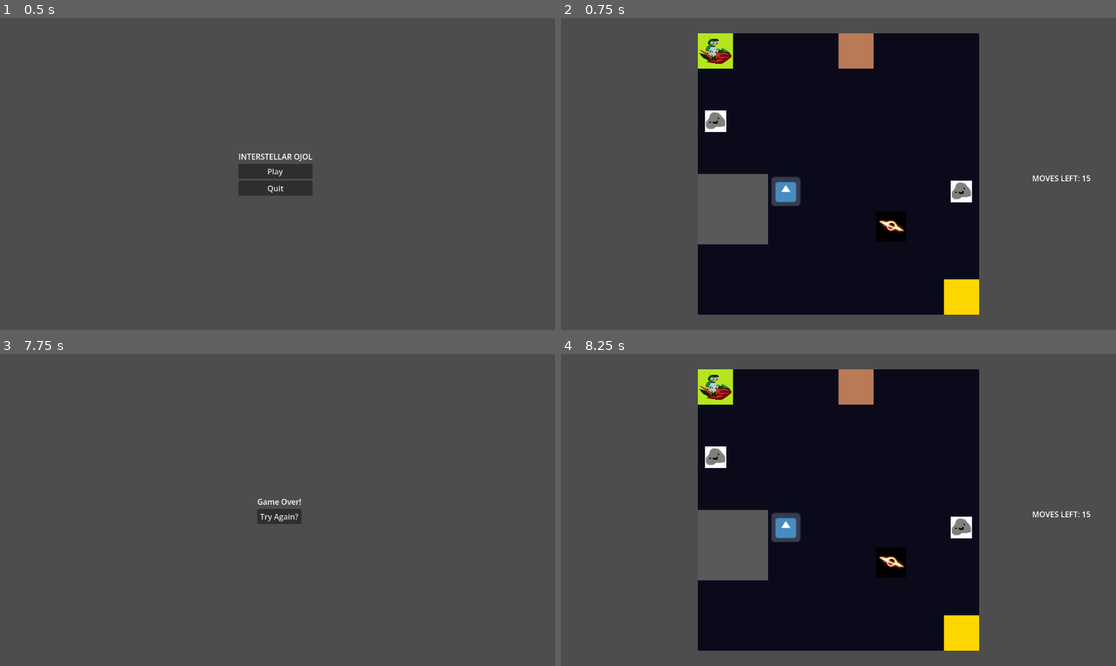
Above: before the commit, frames 1-4 (two rows, left to right).
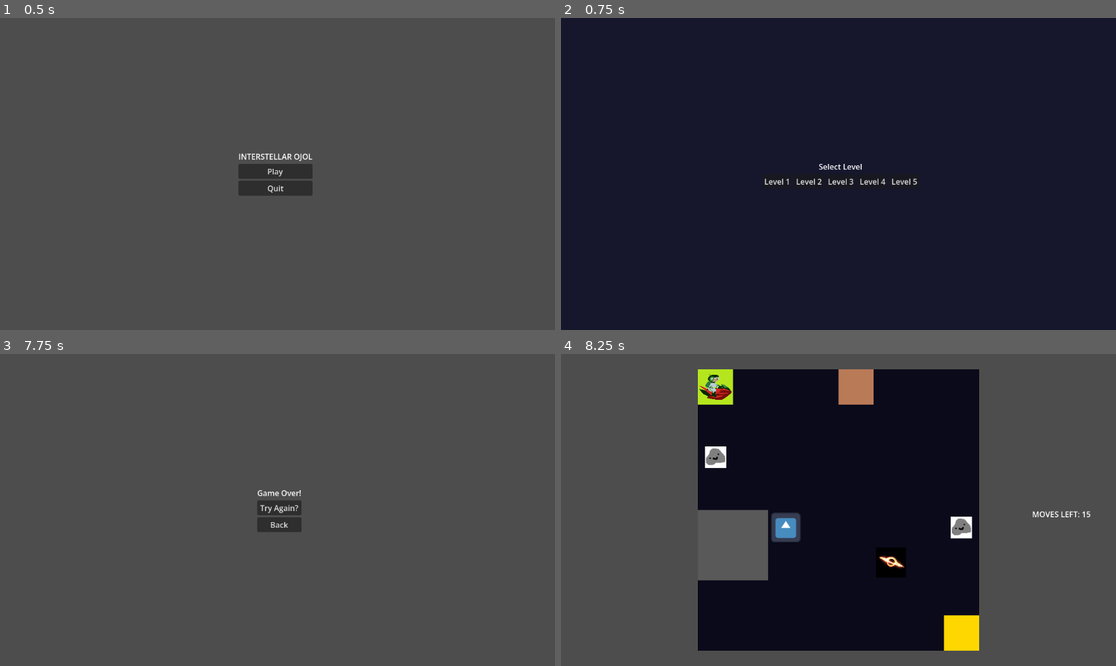
Above: after the commit, the same moments.

Repository: XilefEel/gameseed-2026
Game: Godot game, scene res://scenes/MainMenu.tscn
Two runs of this game, one before a commit and one after it. Both use one fixed random seed, a clock stepped at 60 frames per second and the inputs below. The engine's default icon, where the game draws it, is replaced by a stand-in: a white triangle on a blue panel in a dark square.
Inputs (mouse positions are in pixels of both pictures, inside the frame that each line leads up to):
- Up to frame 1 (0.5 s): no input
- Up to frame 2 (0.75 s): click "Play" at 0.5 s
- Up to frame 3 (7.75 s): click (216, 516) at 1.25 s, where only the run after the commit has a clickable "Level 1"; tap Enter at 2, 3.5, 5 s; hold Right (ui_right) 2.03-2.78 s; hold Shift 2.03-2.78 s; tap Space at 2.75, 4.25, 5.75 s; hold Down (ui_down) 2.78-3.53 s; tap Shift every 1.5 s from 2.85 to 7.35 s; hold Right (ui_right) 3.53-4.28 s; hold Shift 3.53-4.28 s; hold Up (ui_up) 4.28-5.03 s; hold Shift 5.03-5.78 s; hold Left (ui_left) 5.03-6.53 s; hold Down (ui_down) 6.53-7.28 s; hold Shift 6.53-7.28 s; hold Right (ui_right) from 7.28 s (still down)
- Up to frame 4 (8.25 s): release Right (ui_right) at 8 s; click "Try Again?" at 8 s

Frame 1 is identical in both runs. In frame 2, 61% of the frame differs, in the area x 0-100%, y 0-100%; in frame 3, 0.6%; in frame 4, nothing differs.

Commit message:
added basic level select screen

Diff:
--- /dev/null
+++ b/levels/level_02.json
@@ -0,0 +1,54 @@
+{
+  "name": "level_01",
+  "grid_size": 9,
+  "moves": 15,
+  "start_cell": [0, 0],
+  "end_cell": [8, 0],
+  "debris": [
+    [2, 0],
+    [6, 0],
+    [0, 1],
+    [2, 1],
+    [4, 1],
+    [6, 1],
+    [8, 1],
+    [0, 2],
+    [2, 2],
+    [4, 2],
+    [6, 2],
+    [8, 2],
+    [0, 3],
+    [2, 3],
+    [4, 3],
+    [6, 3],
+    [8, 3],
+    [0, 4],
+    [2, 4],
+    [4, 4],
+    [6, 4],
+    [8, 4],
+    [0, 5],
+    [2, 5],
+    [4, 5],
+    [6, 5],
+    [8, 5],
+    [0, 6],
+    [2, 6],
+    [4, 6],
+    [6, 6],
+    [8, 6],
+    [0, 7],
+    [2, 7],
+    [4, 7],
+    [6, 7],
+    [8, 7],
+    [0, 8],
+    [4, 8],
+    [8, 8]
+  ],
+  "houses": [],
+  "asteroids": [],
+  "blackholes": [],
+  "pirates": [],
+  "portals": []
+}
--- /dev/null
+++ b/levels/level_03.json
@@ -0,0 +1,24 @@
+{
+  "name": "level_01",
+  "grid_size": 6,
+  "moves": 15,
+  "start_cell": [0, 0],
+  "end_cell": [5, 5],
+  "debris": [],
+  "houses": [],
+  "asteroids": [],
+  "blackholes": [],
+  "pirates": [
+    [5, 0],
+    [5, 1],
+    [5, 2],
+    [5, 3],
+    [5, 4],
+    [0, 5],
+    [1, 5],
+    [2, 5],
+    [3, 5],
+    [4, 5]
+  ],
+  "portals": []
+}
--- /dev/null
+++ b/levels/level_04.json
@@ -0,0 +1,19 @@
+{
+  "name": "level_01",
+  "grid_size": 7,
+  "moves": 15,
+  "start_cell": [0, 6],
+  "end_cell": [6, 0],
+  "debris": [],
+  "houses": [],
+  "asteroids": [],
+  "blackholes": [
+    [3, 0],
+    [0, 3],
+    [3, 3],
+    [6, 3],
+    [3, 6]
+  ],
+  "pirates": [],
+  "portals": []
+}
--- /dev/null
+++ b/levels/level_05.json
@@ -0,0 +1,28 @@
+{
+  "name": "level_01",
+  "grid_size": 10,
+  "moves": 15,
+  "start_cell": [0, 0],
+  "end_cell": [9, 9],
+  "debris": [
+    [3, 2],
+    [6, 2],
+    [3, 3],
+    [6, 3],
+    [3, 4],
+    [6, 4],
+    [1, 6],
+    [8, 6],
+    [2, 7],
+    [3, 7],
+    [4, 7],
+    [5, 7],
+    [6, 7],
+    [7, 7]
+  ],
+  "houses": [],
+  "asteroids": [],
+  "blackholes": [],
+  "pirates": [],
+  "portals": []
+}
--- a/scenes/GameOver.tscn
+++ b/scenes/GameOver.tscn
@@ -23,4 +23,9 @@
 layout_mode = 2
 text = "Try Again?"
 
+[node name="Button2" type="Button" parent="CenterContainer/VBoxContainer" unique_id=404767566]
+layout_mode = 2
+text = "Back"
+
 [connection signal="pressed" from="CenterContainer/VBoxContainer/Button" to="." method="_on_button_pressed"]
+[connection signal="pressed" from="CenterContainer/VBoxContainer/Button2" to="." method="_on_button_pressed_2"]
--- /dev/null
+++ b/scenes/LevelSelect.tscn
@@ -0,0 +1,26 @@
+[gd_scene format=3 uid="uid://c4kf2yol6ba8k"]
+
+[ext_resource type="Script" uid="uid://bl34kxyjk67p7" path="res://scripts/menu/level_select.gd" id="1_dbyaq"]
+
+[node name="LevelSelect" type="Node2D" unique_id=1905418079]
+script = ExtResource("1_dbyaq")
+
+[node name="ColorRect" type="ColorRect" parent="." unique_id=166093210]
+offset_right = 1166.0
+offset_bottom = 655.0
+color = Color(0.08627451, 0.08627451, 0.1764706, 1)
+
+[node name="CenterContainer" type="CenterContainer" parent="." unique_id=37132129]
+offset_right = 1163.0
+offset_bottom = 652.0
+
+[node name="VBoxContainer" type="VBoxContainer" parent="CenterContainer" unique_id=7818737]
+layout_mode = 2
+
+[node name="Label" type="Label" parent="CenterContainer/VBoxContainer" unique_id=1672342759]
+layout_mode = 2
+text = "Select Level"
+horizontal_alignment = 1
+
+[node name="LevelContainer" type="HBoxContainer" parent="CenterContainer/VBoxContainer" unique_id=676542738]
+layout_mode = 2
--- a/scenes/Win.tscn
+++ b/scenes/Win.tscn
@@ -23,4 +23,9 @@
 layout_mode = 2
 text = "Play Again?"
 
+[node name="Button2" type="Button" parent="CenterContainer/VBoxContainer" unique_id=1570487407]
+layout_mode = 2
+text = "Back"
+
 [connection signal="pressed" from="CenterContainer/VBoxContainer/Button" to="." method="_on_button_pressed"]
+[connection signal="pressed" from="CenterContainer/VBoxContainer/Button2" to="." method="_on_button_2_pressed"]
--- a/scripts/level_loader.gd
+++ b/scripts/level_loader.gd
@@ -1,4 +1,6 @@
 class_name LevelLoader
+
+static var current_level := "res://levels/level_01.json"
 
 const PIRATE_SCENE = preload("res://scenes/Pirate.tscn")
 const BLACKHOLE_SCENE = preload("res://scenes/Blackhole.tscn")
--- a/scripts/menu/game_over.gd
+++ b/scripts/menu/game_over.gd
@@ -2,3 +2,7 @@
 
 func _on_button_pressed() -> void:
 	get_tree().change_scene_to_file("res://scenes/game.tscn")
+
+
+func _on_button_pressed_2() -> void:
+	get_tree().change_scene_to_file("res://scenes/LevelSelect.tscn")
--- a/scripts/menu/grid.gd
+++ b/scripts/menu/grid.gd
@@ -23,7 +23,7 @@
 
 func _ready() -> void:
 	clear()
-	LevelLoader.load_level("res://levels/level_01.json", self)
+	LevelLoader.load_level(LevelLoader.current_level, self)
 	draw_grid()
 	camera.setup_camera(size)
 	# add_portal_pair(Vector2i(1, 1), Vector2i.RIGHT, Vector2i(6, 5), Vector2i.UP)
--- /dev/null
+++ b/scripts/menu/level_select.gd
@@ -0,0 +1,25 @@
+extends Node2D
+
+@onready var level_container = $CenterContainer/VBoxContainer/LevelContainer
+
+const LEVELS = [
+	"res://levels/level_01.json",
+	"res://levels/level_02.json",
+	"res://levels/level_03.json",
+	"res://levels/level_04.json",
+	"res://levels/level_05.json",
+]
+
+
+func _ready() -> void:
+	for i in range(LEVELS.size()):
+		var button = Button.new()
+		button.text = "Level " + str(i + 1)
+		button.position = Vector2(100, 100 + i * 50)
+		level_container.add_child(button)
+
+		var level_path = LEVELS[i]
+		button.pressed.connect(func() -> void:
+			LevelLoader.current_level = level_path
+			get_tree().change_scene_to_file("res://scenes/Game.tscn")
+		)
--- a/scripts/menu/main_menu.gd
+++ b/scripts/menu/main_menu.gd
@@ -1,7 +1,7 @@
 extends Control
 
 func _on_play_button_pressed() -> void:
-	get_tree().change_scene_to_file("res://scenes/game.tscn")
+	get_tree().change_scene_to_file("res://scenes/LevelSelect.tscn")
 
 
 func _on_quit_button_pressed() -> void:
--- a/scripts/menu/win.gd
+++ b/scripts/menu/win.gd
@@ -2,3 +2,7 @@
 
 func _on_button_pressed() -> void:
 	get_tree().change_scene_to_file("res://scenes/game.tscn")
+
+
+func _on_button_2_pressed() -> void:
+	get_tree().change_scene_to_file("res://scenes/LevelSelect.tscn")
Not shown, added: scripts/menu/level_select.gd.uid
